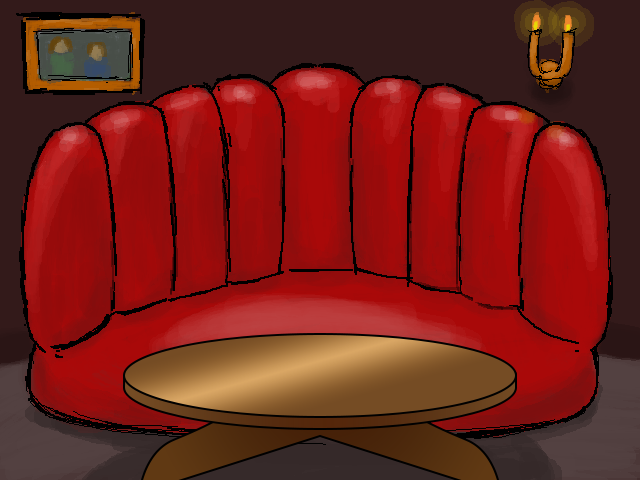
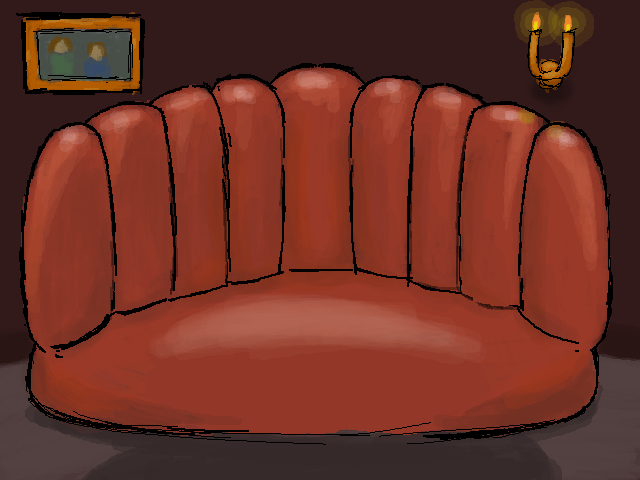
Revision of a layered (640, 480) image; what changed, layer by layer:
hid group "table" (3 layers) over left=123, top=333, right=517, bottom=480
painted on "shading" over left=21, top=18, right=598, bottom=439
painted on "paint" over left=21, top=66, right=611, bottom=437
